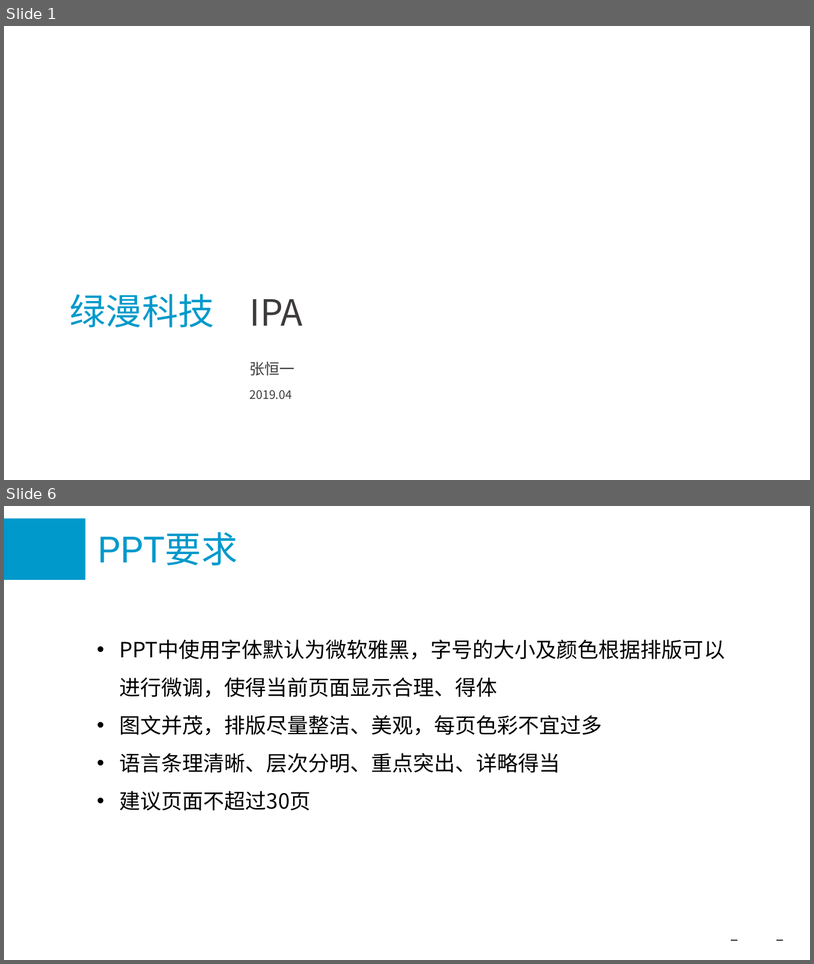
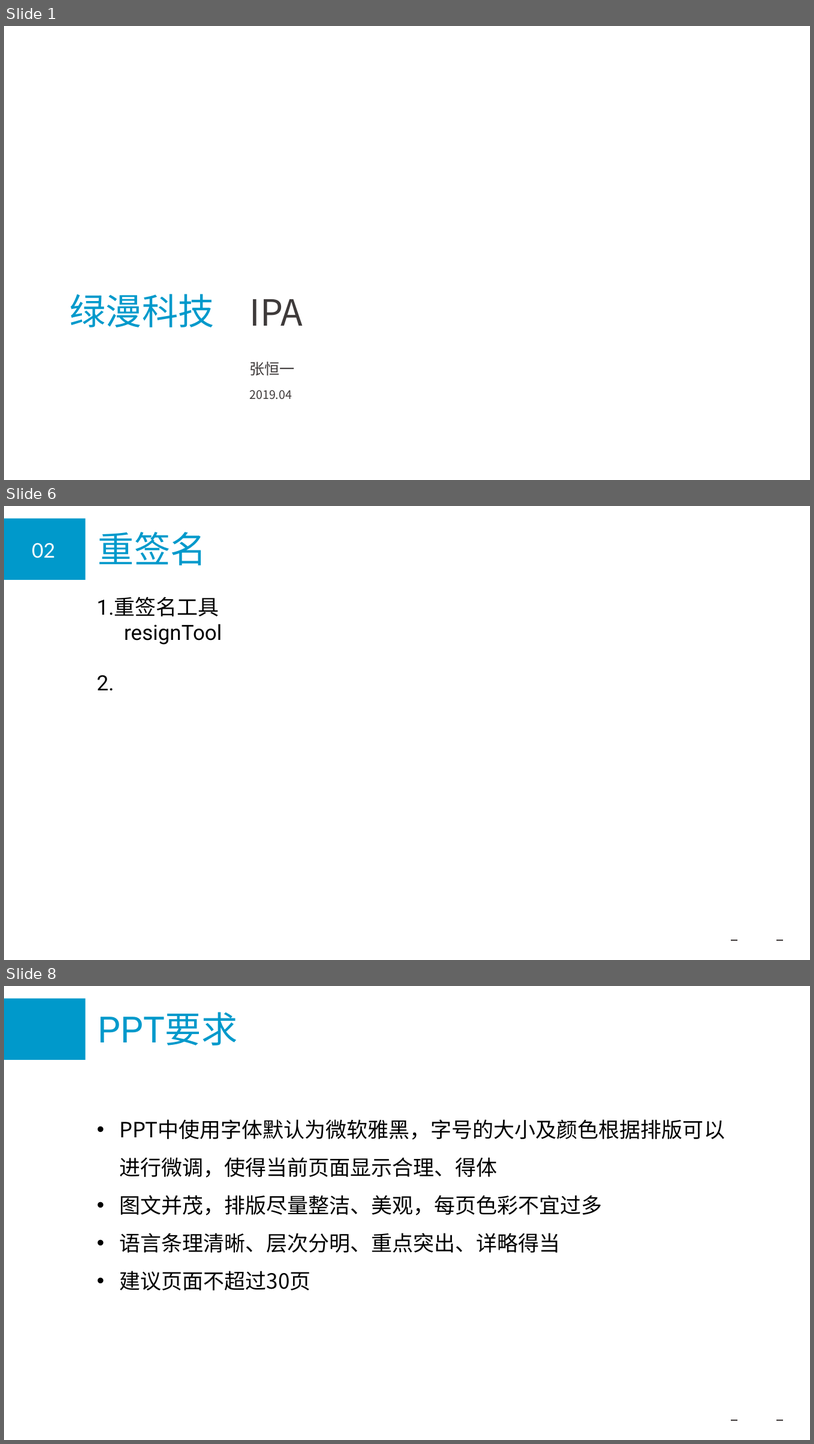
Before and after one commit to hengyizhangcn/filesBackup, a slide deck: IPA.pptx. Shown one above the other, each under a label of ours: slides 1 and 6 before the commit, slides 1, 6 and 8 after it; the slides between them are not shown. The pictures are 814x964 and 814x1444 pixels, drawn with LibreOffice and Linux fonts; fonts in the diff are those of the drawing; background and template pictures are left out. Boxes give left, top, right and bottom in pixels: in the first picture for what was removed or moved away, otherwise in the second. Text is boxed around its words. In the diff, an @@ line names an element or a change of style, - is before the commit and + after.

```diff
--- a/IPA.pptx
+++ b/IPA.pptx
@@ slide 6 added at (4, 506, 810, 960), background #FFFFFF; not listed: 3 template elements that a slide beside it also shows @@
@@ title added at (98, 532, 207, 565), 86 pt, text #0099CB @@
+重签名
@@ text added at (32, 543, 55, 558), 48 pt, text #FFFFFF @@
+02
@@ text added at (97, 597, 222, 690), 50 pt, text #000000 @@
+1.重签名工具
+resignTool
+2.
@@ what was slide 6 is now slide 8 @@
```
Also in this commit, not shown: 1 slide changed, 4 other slides added, 3 slides removed.
